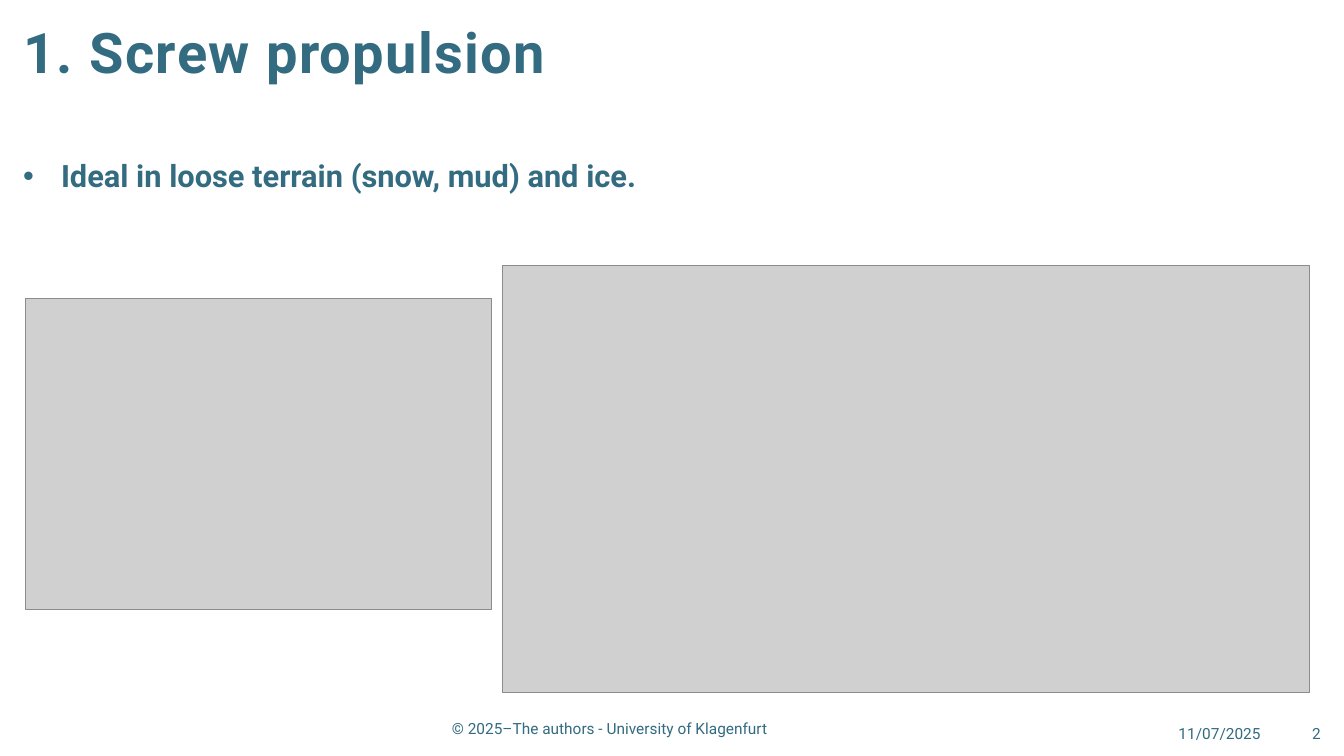
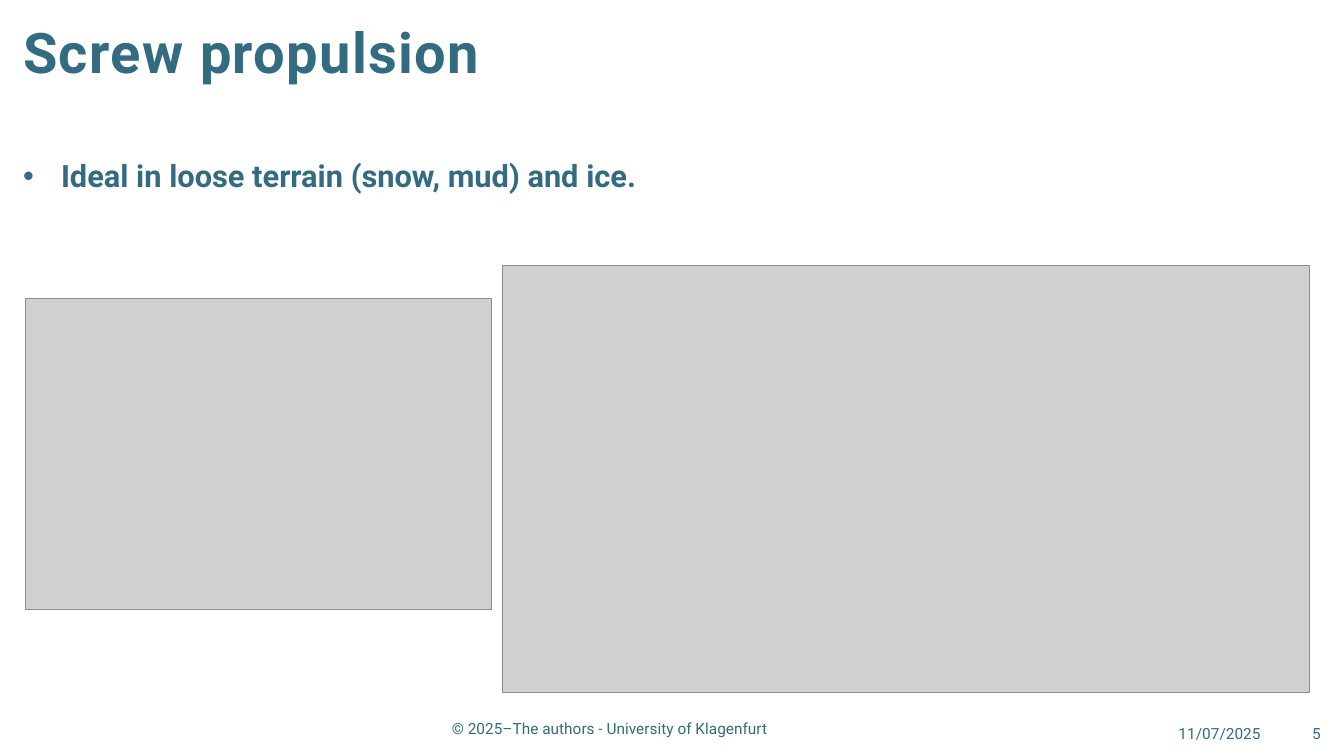
Before and after one commit to 2-hardcore-4-u/RobotDesign2025, a slide deck: slide 5 of presentation.pptx (slide 2 before the commit). Drawn at 1344x756 pixels with LibreOffice and Linux fonts; fonts in the diff are those of the drawing; grey boxes stand for pictures; background and template pictures are left out. Boxes give left, top, right and bottom in pixels: in the first picture for what was removed or moved away, otherwise in the second. Text is boxed around its words. In the diff, an @@ line names an element or a change of style, - is before the commit and + after.

```diff
--- a/presentation.pptx
+++ b/presentation.pptx
@@ title at bbox=[23, 31, 479, 85]: text changed @@
-1. Screw propulsion
+Screw propulsion
@@ page number at bbox=[1312, 728, 1321, 739]: text changed @@
-2
+5
```
Also in this commit, not shown: 1 other slide changed, 4 slides added, 1 other file.
